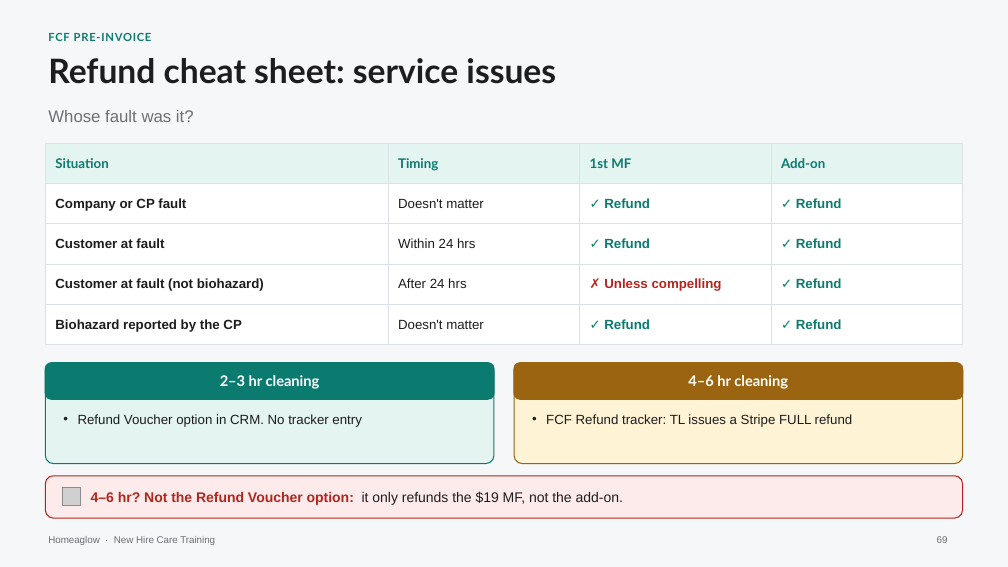
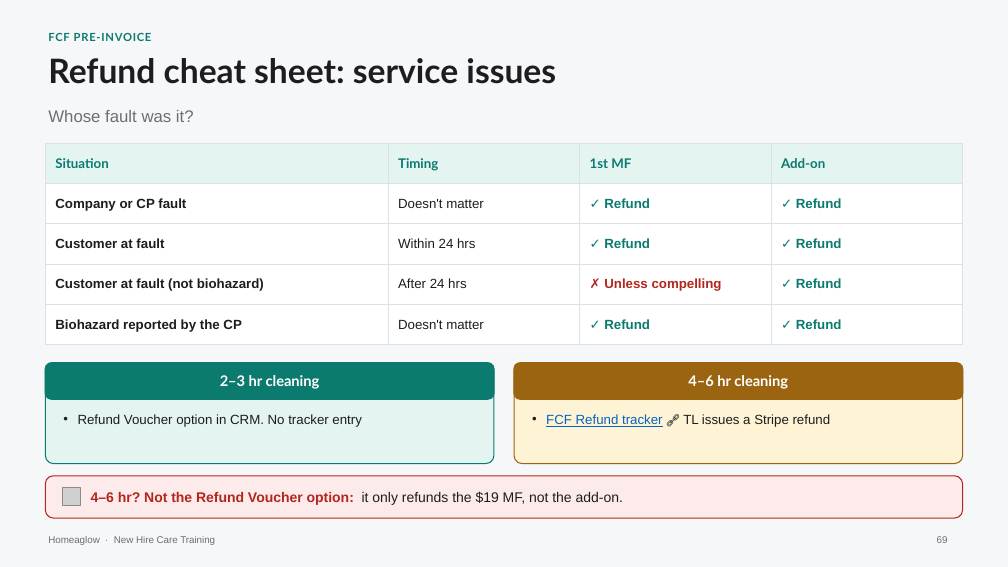
Before and after one commit to anjulimichelle/training, a slide deck: slide 69 of retention-membership-cancellation/retention-membership-cancellation.pptx. Drawn at 1008x567 pixels with LibreOffice and Linux fonts; fonts in the diff are those of the drawing; grey boxes stand for pictures. Boxes give left, top, right and bottom in pixels: in the first picture for what was removed or moved away, otherwise in the second. Text is boxed around its words. In the diff, an @@ line names an element or a change of style, - is before the commit and + after.

```diff
--- a/retention-membership-cancellation/retention-membership-cancellation.pptx
+++ b/retention-membership-cancellation/retention-membership-cancellation.pptx
@@ text at box(546, 414, 831, 427): text changed @@
-• FCF Refund tracker: TL issues a Stripe FULL refund
+• FCF Refund tracker 🔗 TL issues a Stripe refund
```
Also in this commit, not shown: 6 other slides changed, 1 slide added, 1 other file.
